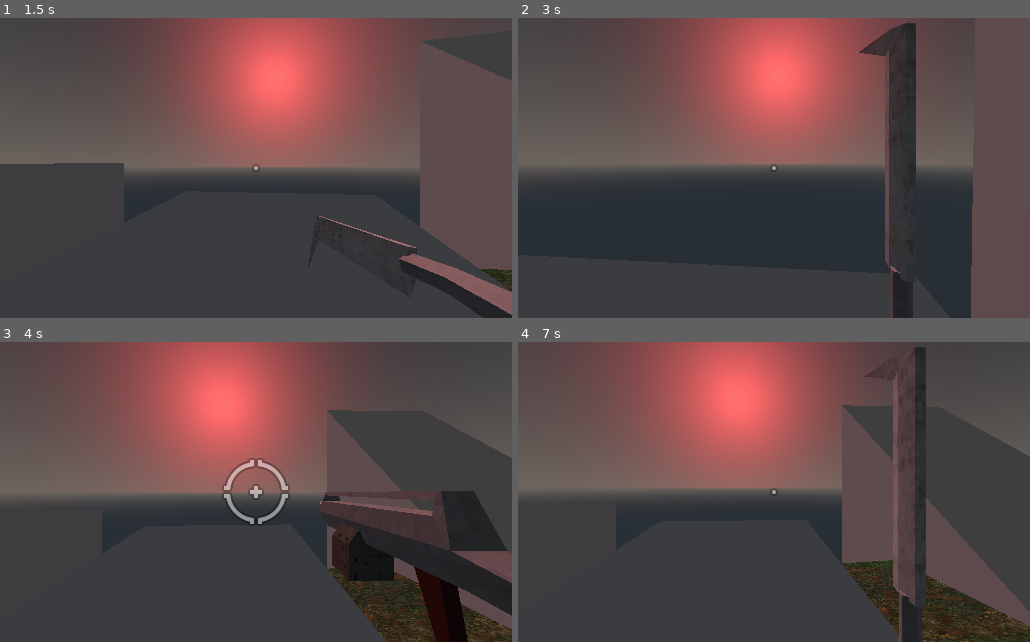
Above: before the commit, frames 1-4 (two rows, left to right).
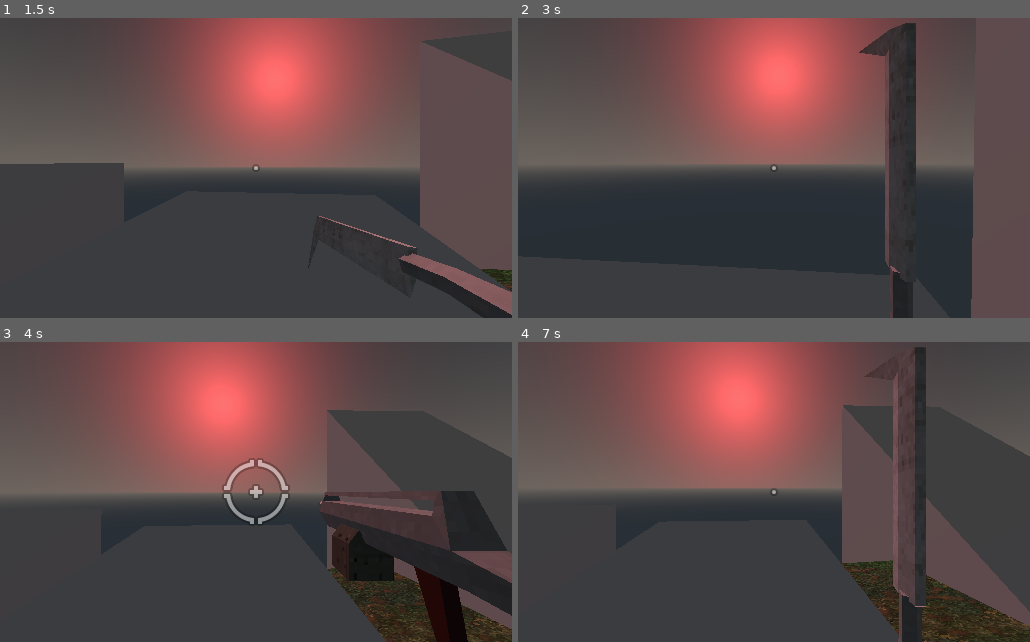
Above: after the commit, the same moments.

Repository: JesusRoberto64/Teoyotl
Game: Godot game, scene res://enviromet/ground.tscn
Same seed, same stepped clock (60 frames per second), same inputs: the game is played once before the commit and once after it.
Inputs (mouse positions are in pixels of both pictures, inside the frame that each line leads up to):
- Up to frame 1 (1.5 s): tap Enter at 0.5 s; move the mouse to (281, 168) at 0.52 s; hold W (move_forward) from 0.53 s (still down); tap Space (jump) at 0.6, 0.77, 1.07 s; move the mouse to (230, 168) at 1.27 s; click (230, 168) at 1.35 s
- Up to frame 2 (3 s): keep holding W (move_forward); tap Space (jump) at 1.52, 1.55, 1.82, 2.3 s; move the mouse to (784, 162) at 2.02 s; hold D (move_rigth) 2.03-2.78 s; move the mouse to (768, 174) at 2.77 s; tap 1 at 2.85 s
- Up to frame 3 (4 s): keep holding W (move_forward); tap Space (jump) at 3.02, 3.05, 3.32, 3.77, 3.8 s; tap R (restart) at 3.5 s; move the mouse to (291, 495) at 3.52 s; tap 2 at 3.6 s
- Up to frame 4 (7 s): keep holding W (move_forward); tap Space (jump) at 4.07, 4.52, 4.55, 4.82, 5.3, 6.02, 6.05, 6.32, 6.77, 6.8 s; move the mouse to (733, 489) at 4.27 s; tap 3 at 4.35 s; move the mouse to (779, 492) at 5.02 s; tap 4 at 5.1 s; move the mouse to (753, 486) at 5.77 s; tap 5 at 5.85 s; tap R (restart) at 6.5 s; move the mouse to (799, 492) at 6.52 s; tap 6 at 6.6 s

Frame 1 is identical in both runs. In frame 2, less than 0.1% of the frame differs, in the area x 88-90%, y 47-94%; in frame 3, 0.1%; in frame 4, 0.2%, in the area x 63-100%, y 21-100%.

Commit message:
FIX (temporal) Slop movement
solo quite el velocity es igual y llame la fucnion del intance del movement.

Solucion temporal, no se porque los bloggers y youtubers no lo hacen así.

Diff:
--- a/characters/CharcaterMover.gd
+++ b/characters/CharcaterMover.gd
@@ -37,34 +37,24 @@
 	if frozen:
 		return
 	var cur_move_vec = move_vec
+
 	if !ignore_rotation:
 		cur_move_vec = cur_move_vec.rotated(Vector3.UP,body_to_move.rotation.y)
-	#gravity = 60
+
 	velocity += move_accel * cur_move_vec - velocity * Vector3(drag,0,drag) + gravity * Vector3.DOWN *delta
-
-	#var normal_floor = body_to_move.get_floor_normal()
-
-	#snap_vec =  normal_raycast
-
-	velocity = body_to_move.move_and_slide_with_snap(velocity,snap_vec,Vector3.UP,true)
+	#velocity = body_to_move.move_and_slide_with_snap(velocity,snap_vec,Vector3.UP,true) # como lo tienen en los cursos y tutoriales
+	body_to_move.move_and_slide_with_snap(velocity,snap_vec,Vector3.UP,true) # mi solucion temporal HACKY
 
 	var grounded = body_to_move.is_on_floor()
+
 	if grounded:
 		velocity.y = -0.01
-		#snap_vec = -body_to_move.get_floor_normal() #Vector3.DOWN
-		#print(body_to_move.get_floor_normal(), "kinectic")
-		#print(normal_raycast, " raycast")
-		# este e sun test de la branch
-		#gravity = 0
+		snap_vec = -body_to_move.get_floor_normal()
 		pass
 	if grounded and pressed_jump:
-		#velocity = body_to_move.move_and_slide_with_snap(velocity,Vector3.ZERO,Vector3.UP,true,4,1.48353)
 		velocity.y = jump_force
-		#snap_vec = Vector3.ZERO
-		#gravity = 60
-		#print("salto")
+		snap_vec = Vector3.ZERO
 	else:
-		#snap_vec = -body_to_move.get_floor_normal() #Vector3.DOWN
 		pass
 	pressed_jump = false
 	emit_signal("movement_info",velocity,grounded)
@@ -75,8 +65,3 @@
 
 func Unfrozen():
 	frozen = false
-
-
-func _on_RayCast_normal_info(normal: Vector3):
-	normal_raycast = normal
-	pass # Replace with function body.
--- a/characters/Player/Player.tscn
+++ b/characters/Player/Player.tscn
@@ -20,7 +20,6 @@
 [ext_resource path="res://weapons/crosshair/crosshair066.png" type="Texture" id=18]
 [ext_resource path="res://weapons/crosshair/crosshair065.png" type="Texture" id=19]
 [ext_resource path="res://weapons/crosshair/crosshair001.png" type="Texture" id=20]
-[ext_resource path="res://characters/RayCast.gd" type="Script" id=21]
 
 [sub_resource type="CapsuleShape" id=1]
 radius = 0.5
@@ -483,13 +482,7 @@
 
 [node name="HealthMannager" type="Spatial" parent="."]
 script = ExtResource( 3 )
-
-[node name="RayCast" type="RayCast" parent="."]
-transform = Transform( 1, 0, 0, 0, 1, 0, 0, 0, 1, 0, 0.433311, 0 )
-enabled = true
-script = ExtResource( 21 )
 [connection signal="fired" from="Camera/WeaponMannager/Weapons/MachineGun" to="Camera/WeaponMannager/Weapons/MachineGun/Graphics/MuzzleFlash" method="flash"]
 [connection signal="fired" from="Camera/WeaponMannager/Weapons/Shotgun" to="Camera/WeaponMannager/Weapons/Shotgun/Graphics/MuzzleFlash" method="flash"]
 [connection signal="fired" from="Camera/WeaponMannager/Weapons/RocketLuncher" to="Camera/WeaponMannager/Weapons/RocketLuncher/Graphics/MuzzleFlash" method="flash"]
 [connection signal="movement_info" from="CharcaterMover" to="Camera/WeaponMannager" method="update_animation"]
-[connection signal="normal_info" from="RayCast" to="CharcaterMover" method="_on_RayCast_normal_info"]
Not shown: 1 places in characters/Player/Player.tscn that only renumber resources
